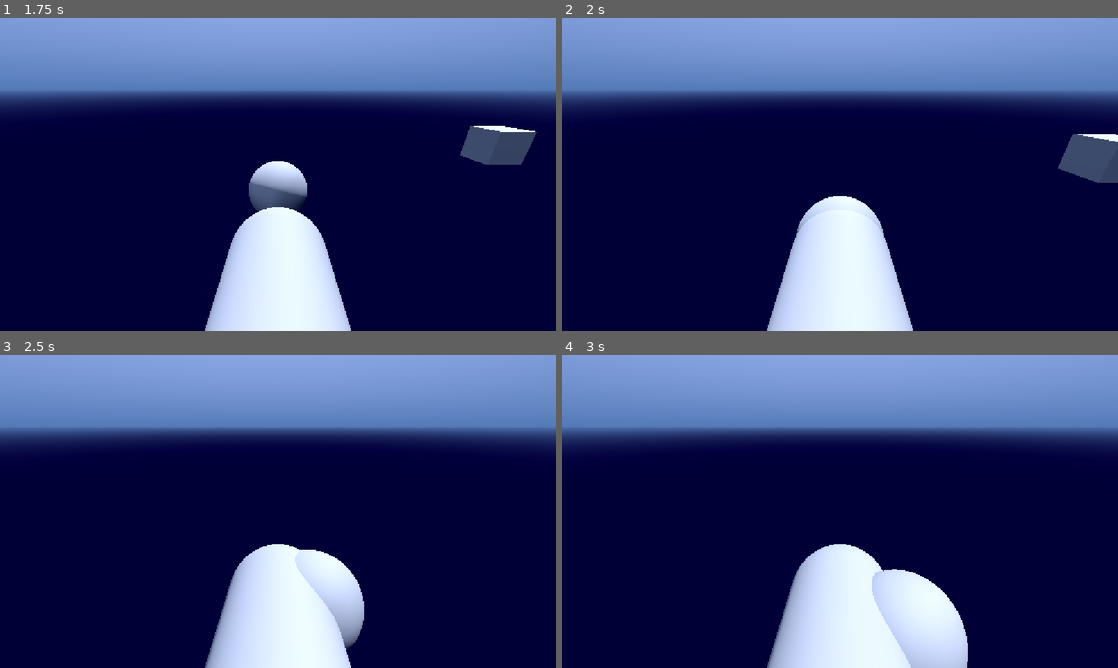
Above: before the commit, frames 1-4 (two rows, left to right).
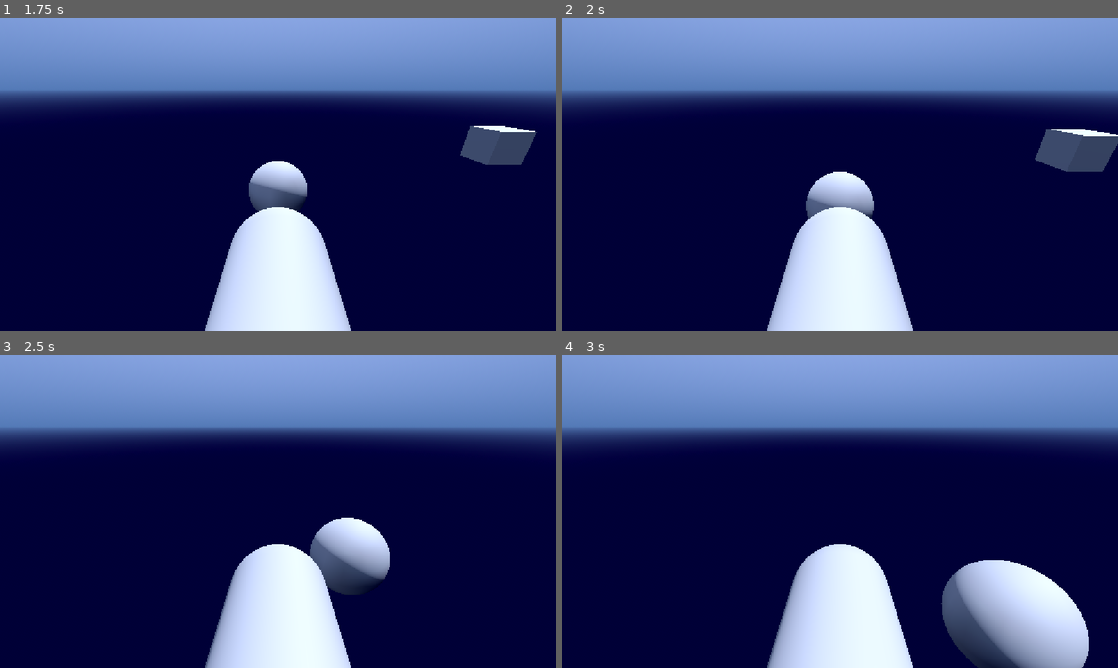
Above: after the commit, the same moments.

Repository: PeterDrake/yachtsinkers
Game: Godot game, scene res://yachtsinkers.tscn
Same seed, same stepped clock (60 frames per second), same inputs: the game is played once before the commit and once after it. Sound files missing from this copy of the repository are replaced by a short silence.
Inputs (mouse positions are in pixels of both pictures, inside the frame that each line leads up to):
- Up to frame 1 (1.75 s): tap Enter at 0.5 s; move the mouse to (250, 237) at 0.52 s; hold Up (forward) from 0.53 s (still down); tap Space (space) at 0.6, 1.35 s; move the mouse to (444, 221) at 1.27 s
- Up to frame 2 (2 s): keep holding Up (forward)
- Up to frame 3 (2.5 s): move the mouse to (111, 464) at 2.02 s; release Up (forward) at 2.03 s; hold Left (left) from 2.03 s (still down); tap Space (space) at 2.1 s
- Up to frame 4 (3 s): keep holding Left (left); move the mouse to (867, 511) at 2.77 s; tap Space (space) at 2.85 s

Frame 1 is identical in both runs. In frame 2, 2.4% of the frame differs, in the area x 42-100%, y 35-70%; in frame 3, 3.5%; in frame 4, 10%, in the area x 55-95%, y 65-100%.
Error in both runs: Out of bounds get index '0' (on base: 'PackedStringArray') (res://speech.gd:3)

Commit message:
Consolidated all collision into player

Diff:
--- a/buoy.gd
+++ b/buoy.gd
@@ -1,4 +1,4 @@
-extends Area3D
+extends StaticBody3D
 
 @onready var speech := get_node("/root/YachtSinkers/Speech")
 
@@ -7,8 +7,7 @@
 func _on_buoy_sound_finished() -> void:
 	$BuoySound.play()
 
-func _on_body_entered(_body: Node) -> void:
-	speech.say("Collision with buoy")
+func receive_hit() -> void:
 	health -= 1
 	if health == 0:
 		speech.say("Buoy destroyed")
--- a/buoy.tscn
+++ b/buoy.tscn
@@ -7,7 +7,7 @@
 
 [sub_resource type="SphereMesh" id="SphereMesh_xx5pe"]
 
-[node name="Buoy" type="Area3D" unique_id=1808236213]
+[node name="Buoy" type="StaticBody3D" unique_id=1626336948]
 script = ExtResource("1_rsqnq")
 
 [node name="CollisionShape3D" type="CollisionShape3D" parent="." unique_id=1733591117]
@@ -21,5 +21,4 @@
 stream = ExtResource("2_rsqnq")
 autoplay = true
 
-[connection signal="body_entered" from="." to="." method="_on_body_entered"]
 [connection signal="finished" from="BuoySound" to="." method="_on_buoy_sound_finished"]
--- a/player.gd
+++ b/player.gd
@@ -17,17 +17,26 @@
 	else:
 		velocity = Vector3.ZERO
 	move_and_slide()
-	for i in get_slide_collision_count():
-		if get_slide_collision(i).get_collider().name == "Rock" and $RockCollisionTimer.is_stopped():
-			speech.say("Collision with rock.")
-			$RockCollisionTimer.start()
-			health -= 1
-			if health == 0:
-				speech.say("You have died")
-				queue_free()
-			else:
-				speech.say("Your health: " + str(health))
+	_check_for_collisions()
 
+func _check_for_collisions():
+	if $CollisionTimer.is_stopped():
+		var collision_count = get_slide_collision_count()
+		if collision_count > 0:
+			$CollisionTimer.start()
+		for i in collision_count:
+			var collider = get_slide_collision(i).get_collider()
+			if collider.name == "Rock":
+				speech.say("Collision with rock")
+				health -= 1
+				if health == 0:
+					speech.say("You have died")
+					queue_free()
+				else:
+					speech.say("Your health: " + str(health))
+			elif collider.name == "Buoy":
+				speech.say("Collision with buoy")
+				collider.receive_hit()
 
 func _process(_delta: float) -> void:
 	if Input.is_action_just_pressed("space"):
--- a/player.tscn
+++ b/player.tscn
@@ -26,5 +26,5 @@
 target_position = Vector3(0, 0, 0)
 collide_with_areas = true
 
-[node name="RockCollisionTimer" type="Timer" parent="." unique_id=1718509002]
+[node name="CollisionTimer" type="Timer" parent="." unique_id=1718509002]
 one_shot = true
--- a/rock.gd
+++ b/rock.gd
@@ -1,4 +1,4 @@
-extends RigidBody3D
+extends StaticBody3D
 
 @onready var speech := get_node("/root/YachtSinkers/Speech")
 
--- a/rock.tscn
+++ b/rock.tscn
@@ -6,9 +6,7 @@
 
 [sub_resource type="BoxMesh" id="BoxMesh_o0qsl"]
 
-[node name="Rock" type="RigidBody3D" unique_id=820593581]
-freeze = true
-max_contacts_reported = 1
+[node name="Rock" type="StaticBody3D" unique_id=1796733267]
 script = ExtResource("1_o0qsl")
 
 [node name="CollisionShape3D" type="CollisionShape3D" parent="." unique_id=1733591117]
